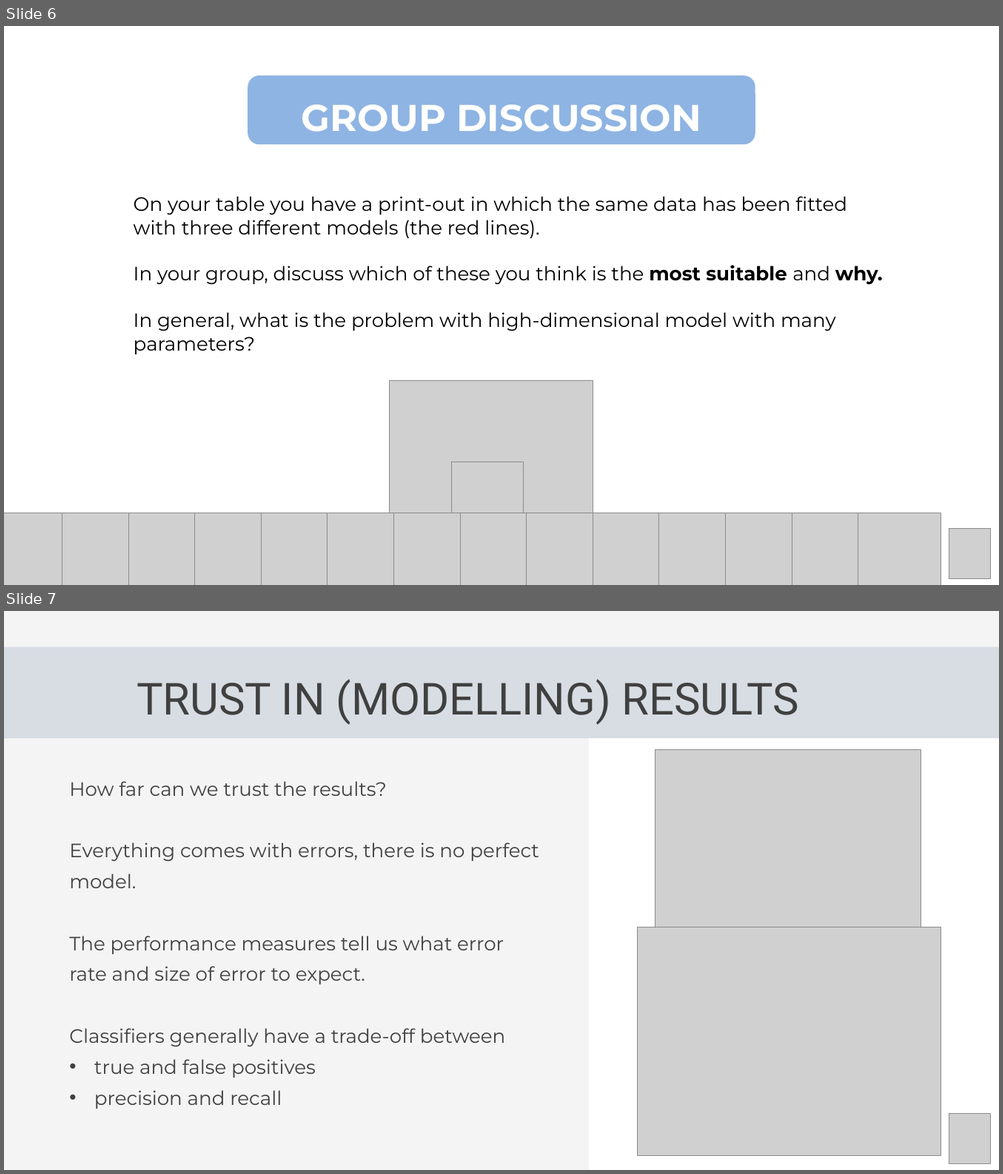
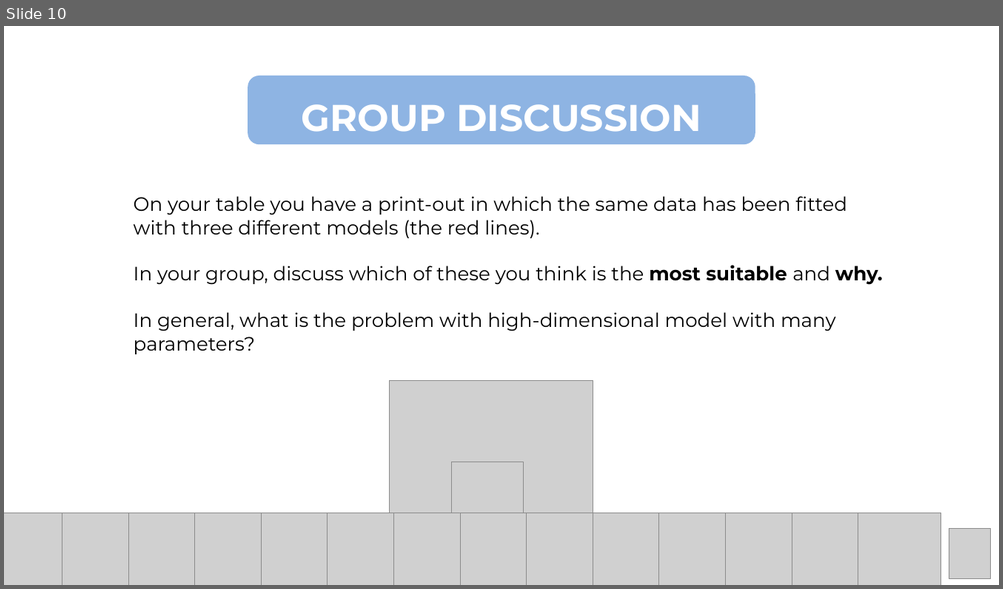
Before and after one commit to Center-for-Health-Data-Science/Foundations-of-Health-Data-Science, a slide deck: Slides/FHDS_Model_Evaluation_Part4.pptx. Shown one above the other, each under a label of ours: slides 6 and 7 before the commit, slide 10 after it. The pictures are 1003x1174 and 1003x589 pixels, drawn with LibreOffice and Linux fonts; fonts in the diff are those of the drawing; grey boxes stand for pictures. Boxes give left, top, right and bottom in pixels: in the first picture for what was removed or moved away, otherwise in the second. Text is boxed around its words. In the diff, an @@ line names an element or a change of style, - is before the commit and + after.

```diff
--- a/Slides/FHDS_Model_Evaluation_Part4.pptx
+++ b/Slides/FHDS_Model_Evaluation_Part4.pptx
@@ slide 7 removed at box(4, 611, 999, 1170), background #F4F4F4 @@
@@ freeform shape removed at box(4, 647, 999, 738) @@
@@ text removed at box(136, 679, 800, 725) @@
-TRUST IN (MODELLING) RESULTS
@@ rectangle removed at box(589, 738, 999, 1170) @@
@@ picture removed at box(654, 749, 920, 954) @@
@@ text removed at box(69, 781, 539, 1109) @@
-How far can we trust the results?
-Everything comes with errors, there is no perfect model.
-The performance measures tell us what error rate and size of error to expect.
-Classifiers generally have a trade-off between
-• true and false positives
-• precision and recall
@@ picture removed at box(637, 927, 941, 1156) @@
@@ picture removed at box(949, 1113, 990, 1164) @@
@@ what was slide 6 is now slide 10 @@
```
Also in this commit, not shown: 1 slide changed, 3 slides added, 1 other file.
